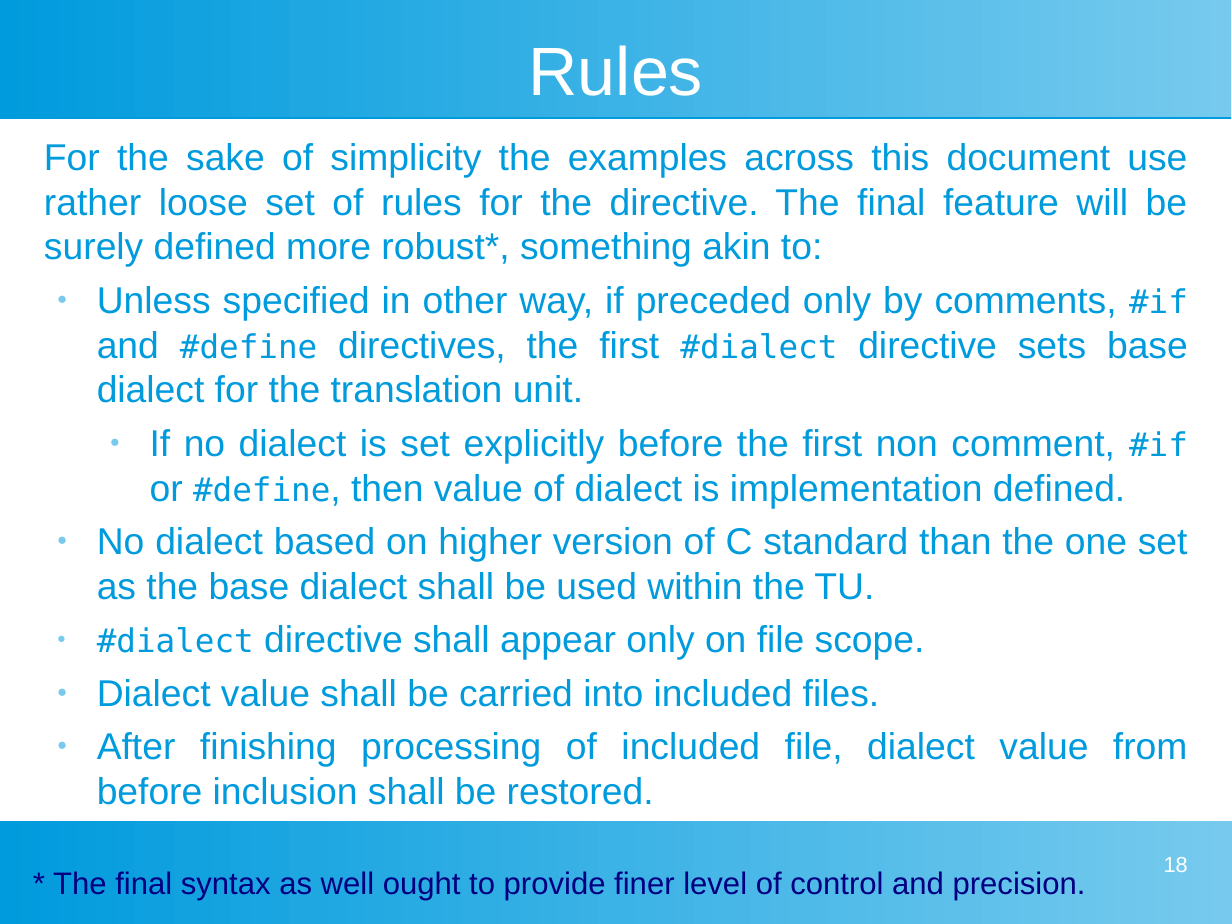
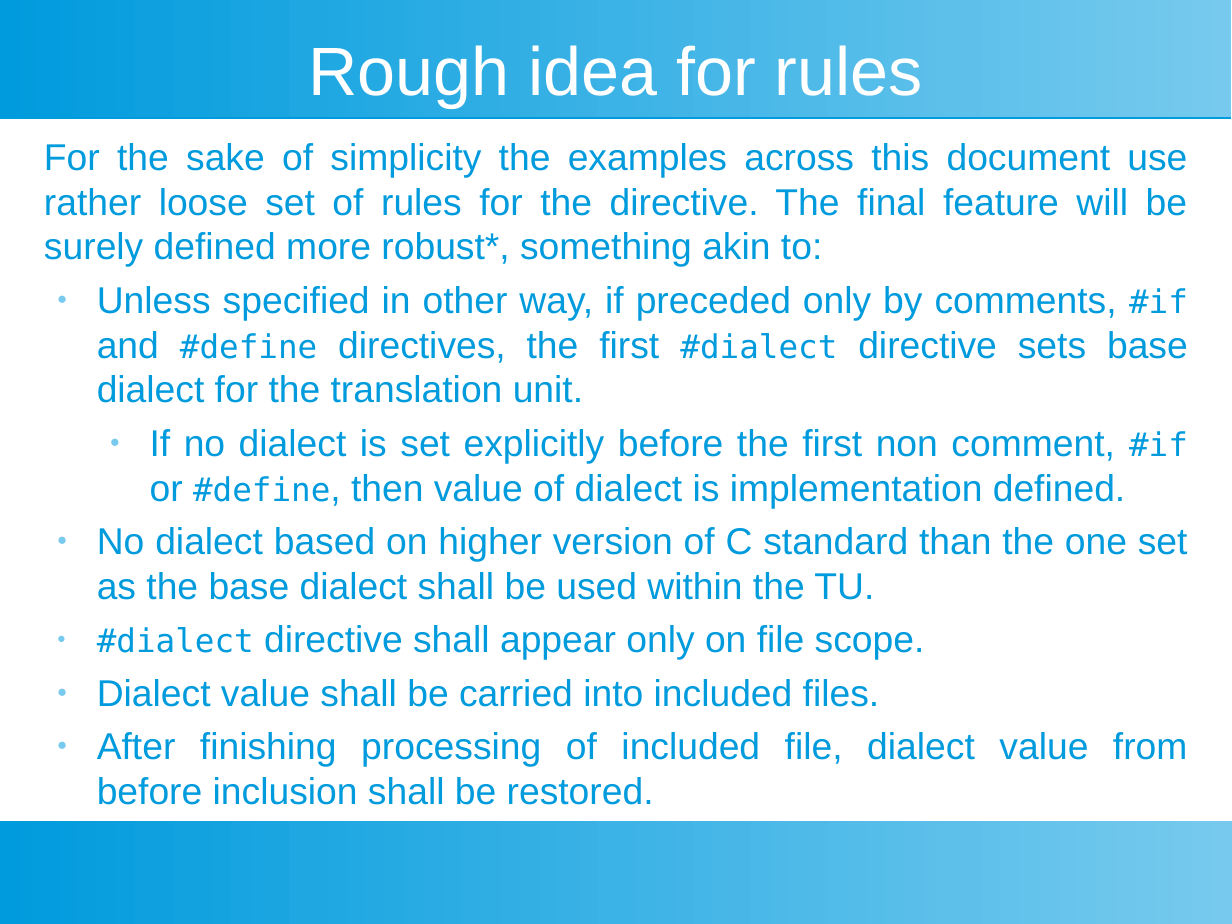
Before and after one commit to Jorenar/papers, a slide deck: slide 22 of WG14/Pitch for dialect directive.odp (slide 18 before the commit). Drawn at 1232x924 pixels with LibreOffice and Linux fonts; fonts in the diff are those of the drawing. Boxes give left, top, right and bottom in pixels: in the first picture for what was removed or moved away, otherwise in the second. Text is boxed around its words. In the diff, an @@ line names an element or a change of style, - is before the commit and + after.

```diff
--- a/WG14/Pitch for dialect directive.odp
+++ b/WG14/Pitch for dialect directive.odp
@@ title at (308, 45, 923, 108): text changed @@
-Rules
+Rough idea for rules
@@ page number removed at (1164, 857, 1188, 872) @@
-18
@@ text removed at (53, 871, 1086, 900) @@
-* The final syntax as well ought to provide finer level of control and precision.
```
Also in this commit, not shown: 53 other slides changed, 8 slides added, 5 slides removed.
